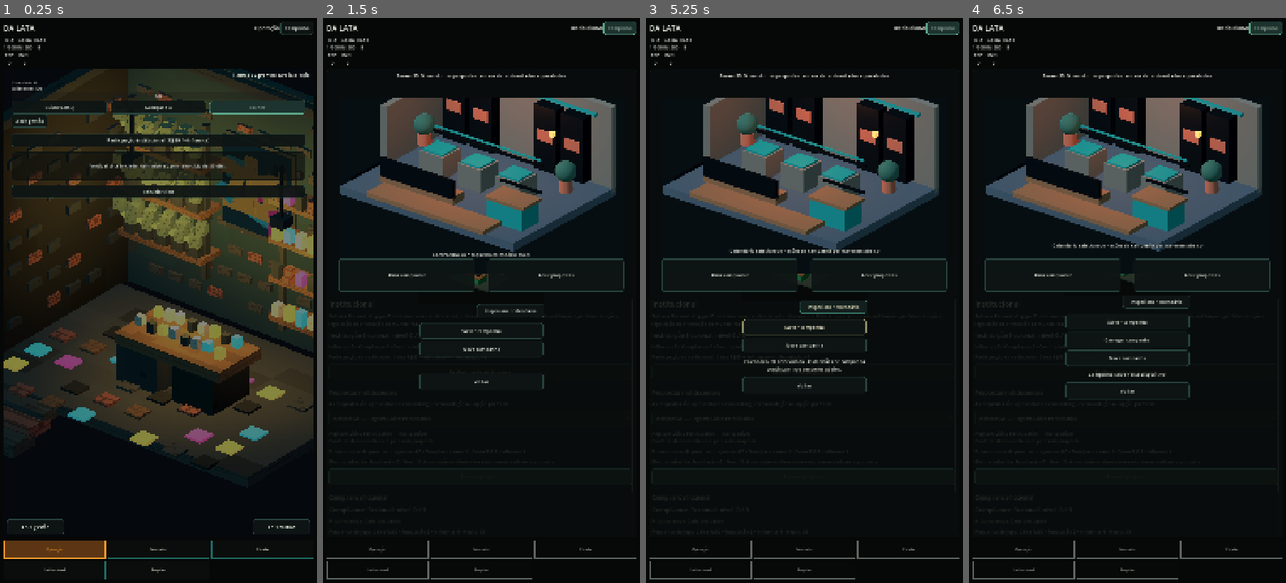
Above: before the commit, frames 1-4 (left to right).
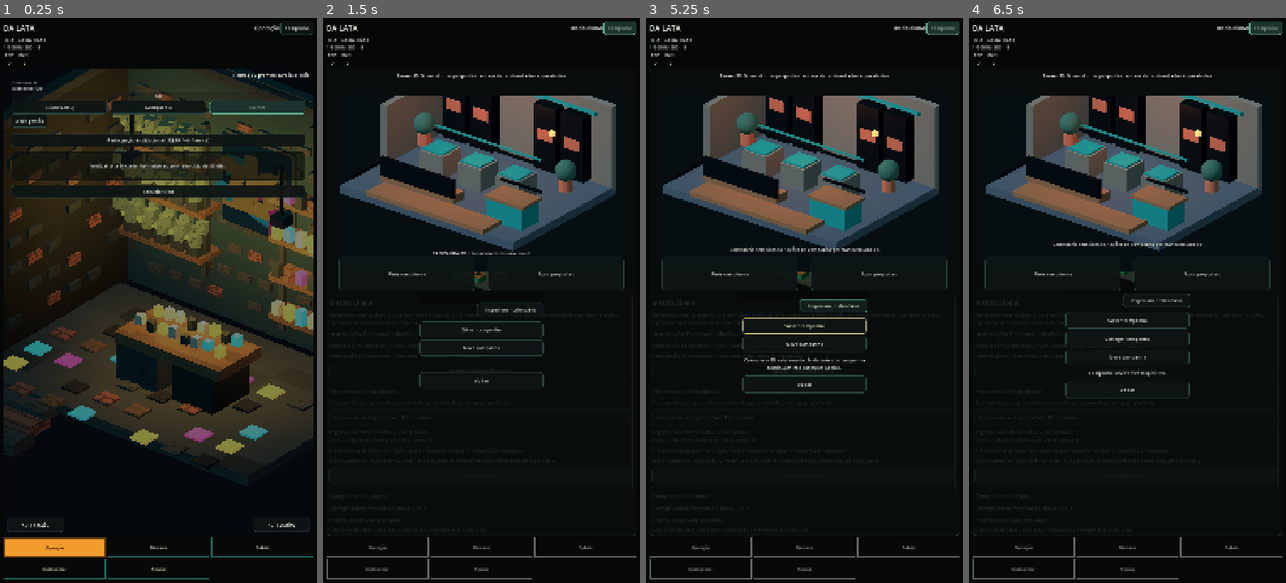
Above: after the commit, the same moments.

Repository: az1nn/growing-rio
Game: Godot game, scene res://scenes/shell/game_shell.tscn
Two runs of this game, one before a commit and one after it. Both use one fixed random seed, a clock stepped at 60 frames per second and the inputs below.
Inputs:
- Up to frame 1 (0.25 s): no input
- Up to frame 2 (1.5 s): click "Institucional" at 0.5 s; click "Campanha" at 1.25 s
- Up to frame 3 (5.25 s): click "Abrir compliance" at 2 s; click "Abrir propostas" at 2.75 s; click "Realizar participação cívica" at 3.5 s; click "Indisponível — Registro Cívic…" at 4.25 s; click "Inspecionar calendário" at 5 s
- Up to frame 4 (6.5 s): click "Salvar campanha" at 5.75 s

The runs differ from the first frame. In frame 1, 6.0% of the frame differs, in the area x 1-99%, y 9-100%; in frame 2, 3.4%; in frame 3, 4.2%; in frame 4, 3.9%.

Commit message:
fix(ui): strengthen shared navigation grammar

Diff:
--- a/resources/ui/v1/dalata_ui_tokens.gd
+++ b/resources/ui/v1/dalata_ui_tokens.gd
@@ -11,14 +11,14 @@
 
 const TOUCH_TARGET_MIN := 48
 const BUTTON_HEIGHT := 52
-const NAV_HEIGHT := 62
+const NAV_HEIGHT := 68
 const BORDER_WIDTH := 2
 const FOCUS_BORDER_WIDTH := 3
 const CORNER_RADIUS := 2
 
 const PORTRAIT_SAFE_MARGIN := 16
 const TOP_REGION_MIN_HEIGHT := 64
-const BOTTOM_BAND_MIN_HEIGHT := 86
+const BOTTOM_BAND_MIN_HEIGHT := 94
 const NAV_SLOT_MAX := 5
 
 const INK_950 := Color(0.027, 0.031, 0.031, 0.98)
--- a/scenes/market/market_surface.gd
+++ b/scenes/market/market_surface.gd
@@ -102,7 +102,7 @@
         ["operation", "OPERAÇÃO", "Operação"],
         ["market", "MERCADO", "Mercado"],
         ["city", "CIDADE", "Cidade"],
-        ["institutional", "INSTIT.", "Institucional"],
+        ["institutional", "INST.", "Institucional"],
         ["archive", "ARQUIVO", "Arquivo"],
     ]
     for spec in specs:
--- a/scenes/ui/v1/dalata_button.gd
+++ b/scenes/ui/v1/dalata_button.gd
@@ -130,15 +130,49 @@
     )
 
 func _apply_navigation_theme() -> void:
-    var selected_border := Tokens.AMBER_PRIMARY
-    var normal_border := Tokens.TEAL_SECONDARY.darkened(0.12)
-    var hover_border := Tokens.CYAN_SYSTEM.darkened(0.08)
-    var text_color := Tokens.AMBER_PRIMARY if _selected else Tokens.TEXT_PRIMARY
-    add_theme_stylebox_override("normal", _nav_style(Tokens.INK_900, selected_border if _selected else normal_border, _selected, false))
-    add_theme_stylebox_override("hover", _nav_style(Tokens.INK_800, selected_border if _selected else hover_border, _selected, false))
-    add_theme_stylebox_override("pressed", _nav_style(Tokens.AMBER_DARK if _selected else Tokens.INK_800, selected_border if _selected else hover_border, _selected, true))
-    add_theme_stylebox_override("focus", _focus_style(selected_border if _selected else Tokens.CYAN_SYSTEM))
-    var disabled_style := _nav_style(Tokens.INK_950, Tokens.LOCKED_GREY, _selected, false)
+    var selected_border := Tokens.AMBER_DARK
+    var normal_border := Tokens.TEAL_SECONDARY.darkened(0.18)
+    var hover_border := Tokens.CYAN_SYSTEM.darkened(0.06)
+    var selected_surface := Tokens.AMBER_PRIMARY
+    var text_color := Tokens.INK_950 if _selected else Tokens.TEXT_PRIMARY
+
+    add_theme_stylebox_override(
+        "normal",
+        _nav_style(
+            selected_surface if _selected else Tokens.INK_950,
+            selected_border if _selected else normal_border,
+            _selected,
+            false,
+        ),
+    )
+    add_theme_stylebox_override(
+        "hover",
+        _nav_style(
+            selected_surface.lightened(0.06) if _selected else Tokens.INK_800,
+            selected_border if _selected else hover_border,
+            _selected,
+            false,
+        ),
+    )
+    add_theme_stylebox_override(
+        "pressed",
+        _nav_style(
+            selected_surface if _selected else Tokens.INK_800,
+            selected_border if _selected else hover_border,
+            _selected,
+            true,
+        ),
+    )
+    add_theme_stylebox_override(
+        "focus",
+        _focus_style(Tokens.MAGENTA_EVENT if _selected else Tokens.CYAN_SYSTEM),
+    )
+    var disabled_style := _nav_style(
+        Tokens.INK_950,
+        Tokens.LOCKED_GREY,
+        _selected,
+        false,
+    )
     disabled_style.border_width_bottom = 4
     add_theme_stylebox_override("disabled", disabled_style)
     add_theme_color_override("font_color", text_color)
@@ -146,20 +180,24 @@
     add_theme_color_override("font_pressed_color", text_color)
     add_theme_color_override("font_focus_color", text_color)
     add_theme_color_override("font_disabled_color", Tokens.TEXT_MUTED)
-    add_theme_font_size_override("font_size", 12)
+    add_theme_font_size_override("font_size", 13)
 
 func _nav_style(background: Color, border: Color, selected: bool, pressed: bool) -> StyleBoxFlat:
     var style := StyleBoxFlat.new()
     style.bg_color = background
     style.border_color = border
     style.border_width_left = 4 if selected else 1
-    style.border_width_top = 1
-    style.border_width_right = 1
-    style.border_width_bottom = 5 if selected else 2
-    style.content_margin_left = 8.0 + (1.0 if pressed else 0.0)
-    style.content_margin_right = 8.0
-    style.content_margin_top = 8.0 + (1.0 if pressed else 0.0)
-    style.content_margin_bottom = 8.0
+    style.border_width_top = 2 if selected else 1
+    style.border_width_right = 2 if selected else 1
+    style.border_width_bottom = 6 if selected else 4
+    style.corner_radius_top_left = 0
+    style.corner_radius_top_right = 0
+    style.corner_radius_bottom_left = 0
+    style.corner_radius_bottom_right = 0
+    style.content_margin_left = 6.0 + (1.0 if pressed else 0.0)
+    style.content_margin_right = 6.0
+    style.content_margin_top = 9.0 + (1.0 if pressed else 0.0)
+    style.content_margin_bottom = 9.0
     return style
 
 func _style(
--- a/scenes/ui/v1/dalata_screen_shell.gd
+++ b/scenes/ui/v1/dalata_screen_shell.gd
@@ -15,7 +15,7 @@
 func _ready() -> void:
     frame.add_theme_constant_override("separation", Tokens.SPACE_3)
     action_host.add_theme_constant_override("separation", Tokens.SPACE_3)
-    command_host.add_theme_constant_override("h_separation", Tokens.SPACE_1)
+    command_host.add_theme_constant_override("h_separation", Tokens.SPACE_2)
     command_host.add_theme_constant_override("v_separation", Tokens.SPACE_1)
     bottom_command_band.add_theme_stylebox_override("panel", _command_band_style())
     top_region.custom_minimum_size.y = maxf(
@@ -31,14 +31,14 @@
 
 func _command_band_style() -> StyleBoxFlat:
     var style := StyleBoxFlat.new()
-    style.bg_color = Color(0.02, 0.025, 0.025, 0.95)
-    style.border_color = Tokens.AMBER_PRIMARY.darkened(0.28)
-    style.border_width_top = 2
+    style.bg_color = Tokens.INK_950
+    style.border_color = Tokens.TEAL_SECONDARY.darkened(0.20)
+    style.border_width_top = 3
     style.border_width_bottom = 1
-    style.content_margin_left = 6.0
-    style.content_margin_top = 6.0
-    style.content_margin_right = 6.0
-    style.content_margin_bottom = 6.0
+    style.content_margin_left = 8.0
+    style.content_margin_top = 8.0
+    style.content_margin_right = 8.0
+    style.content_margin_bottom = 8.0
     return style
 
 func set_scene_identity(scene_title: String, status_text: String = "") -> void:
